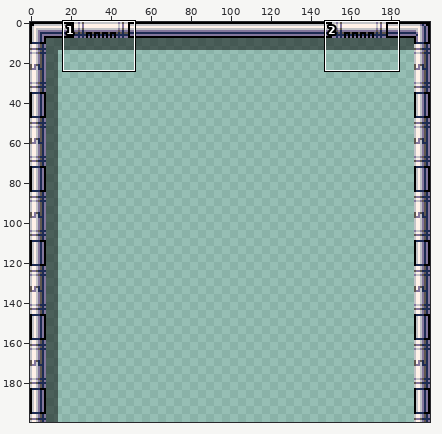
Sprite sheet -- assets/images/skin_frame.png. The first picture is a wide view before the edit; the outline marks the close-up.
Close-up. Old version:
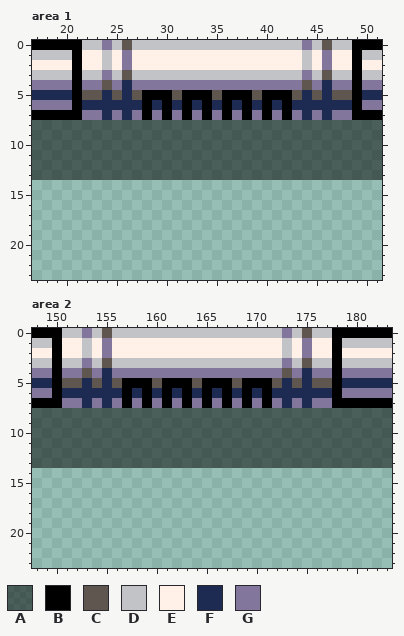
The file is 200x200 pixels. Shown: area 1: x 17..51, y 0..23; area 2: x 148..183, y 0..23.
Palette (. is transparent): A #00000080  B #000000  C #5f574f  D #c2c3c7  E #fff1e8  F #1d2b53  G #83769c
Pixels before, area 1, first column x 17:
 0 BBBBBDDGDCDDDDDDDDDDDDDDDDDGDCDDBBB
 1 DDDDBEEDEGEEEEEEEEEEEEEEEEEDEGEEBDD
 2 EEEEBEEDEGEEEEEEEEEEEEEEEEEDEGEEBEE
 3 DDDDBDDGDCDDDDDDDDDDDDDDDDDGDCDDBDD
 4 GGGGBGGCGFGGGGGGGGGGGGGGGGGCGFGGBGG
 5 FFFFBCCFCFCBBBCBBBCBBBCBBBCFCFCCBFF
 6 GGGGBFFFFFFBFBFBFBFBFBFBFBFFFFFFBGG
 7 BBBBBGGFGFGBGBGBGBGBGBGBGBGFGFGGBBB
 8 AAAAAAAAAAAAAAAAAAAAAAAAAAAAAAAAAAA
 9 AAAAAAAAAAAAAAAAAAAAAAAAAAAAAAAAAAA
10 AAAAAAAAAAAAAAAAAAAAAAAAAAAAAAAAAAA
11 AAAAAAAAAAAAAAAAAAAAAAAAAAAAAAAAAAA
12 AAAAAAAAAAAAAAAAAAAAAAAAAAAAAAAAAAA
13 AAAAAAAAAAAAAAAAAAAAAAAAAAAAAAAAAAA
Pixels before, area 2, first column x 148:
 0 BBBDDGDCDDDDDDDDDDDDDDDDDGDCDDBBBBBB
 1 DDBEEDEGEEEEEEEEEEEEEEEEEDEGEEBDDDDD
 2 EEBEEDEGEEEEEEEEEEEEEEEEEDEGEEBEEEEE
 3 DDBDDGDCDDDDDDDDDDDDDDDDDGDCDDBDDDDD
 4 GGBGGCGFGGGGGGGGGGGGGGGGGCGFGGBGGGGG
 5 FFBCCFCFCBBBCBBBCBBBCBBBCFCFCCBFFFFF
 6 GGBFFFFFFBFBFBFBFBFBFBFBFFFFFFBGGGGG
 7 BBBGGFGFGBGBGBGBGBGBGBGBGFGFGGBBBBBB
 8 AAAAAAAAAAAAAAAAAAAAAAAAAAAAAAAAAAAA
 9 AAAAAAAAAAAAAAAAAAAAAAAAAAAAAAAAAAAA
10 AAAAAAAAAAAAAAAAAAAAAAAAAAAAAAAAAAAA
11 AAAAAAAAAAAAAAAAAAAAAAAAAAAAAAAAAAAA
12 AAAAAAAAAAAAAAAAAAAAAAAAAAAAAAAAAAAA
13 AAAAAAAAAAAAAAAAAAAAAAAAAAAAAAAAAAAA
New version:
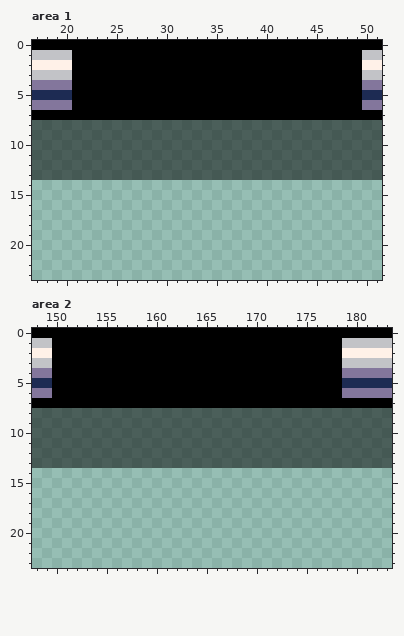
Changes in this commit:
Area 1:
y 0: x 22..48 DDGDCDDDDDDDDDDDDDDDDDGDCDD -> BBBBBBBBBBBBBBBBBBBBBBBBBBB
y 1..2: x 22..48 EEDEGEEEEEEEEEEEEEEEEEDEGEE -> BBBBBBBBBBBBBBBBBBBBBBBBBBB
y 3: x 22..48 DDGDCDDDDDDDDDDDDDDDDDGDCDD -> BBBBBBBBBBBBBBBBBBBBBBBBBBB
y 4: x 22..48 GGCGFGGGGGGGGGGGGGGGGGCGFGG -> BBBBBBBBBBBBBBBBBBBBBBBBBBB
y 5: x 22..27 CCFCFC -> BBBBBB; x 31 C -> B; x 35 C -> B; x 39 C -> B; x 43..48 CFCFCC -> BBBBBB
y 6: x 22..27 FFFFFF -> BBBBBB; x 29 F -> B; x 31 F -> B; x 33 F -> B; x 35 F -> B; x 37 F -> B; x 39 F -> B; x 41 F -> B; x 43..48 FFFFFF -> BBBBBB
y 7: x 22..27 GGFGFG -> BBBBBB; x 29 G -> B; x 31 G -> B; x 33 G -> B; x 35 G -> B; x 37 G -> B; x 39 G -> B; x 41 G -> B; x 43..48 GFGFGG -> BBBBBB
Area 2:
y 0: x 151..177 DDGDCDDDDDDDDDDDDDDDDDGDCDD -> BBBBBBBBBBBBBBBBBBBBBBBBBBB
y 1..2: x 151..177 EEDEGEEEEEEEEEEEEEEEEEDEGEE -> BBBBBBBBBBBBBBBBBBBBBBBBBBB
y 3: x 151..177 DDGDCDDDDDDDDDDDDDDDDDGDCDD -> BBBBBBBBBBBBBBBBBBBBBBBBBBB
y 4: x 151..177 GGCGFGGGGGGGGGGGGGGGGGCGFGG -> BBBBBBBBBBBBBBBBBBBBBBBBBBB
y 5: x 151..156 CCFCFC -> BBBBBB; x 160 C -> B; x 164 C -> B; x 168 C -> B; x 172..177 CFCFCC -> BBBBBB
y 6: x 151..156 FFFFFF -> BBBBBB; x 158 F -> B; x 160 F -> B; x 162 F -> B; x 164 F -> B; x 166 F -> B; x 168 F -> B; x 170 F -> B; x 172..177 FFFFFF -> BBBBBB
y 7: x 151..156 GGFGFG -> BBBBBB; x 158 G -> B; x 160 G -> B; x 162 G -> B; x 164 G -> B; x 166 G -> B; x 168 G -> B; x 170 G -> B; x 172..177 GFGFGG -> BBBBBB
Changed places in both close-ups, as pixel boxes (x1, y1, x2, y2):
changed: (82, 40, 352, 120)
changed: (62, 328, 332, 408)
